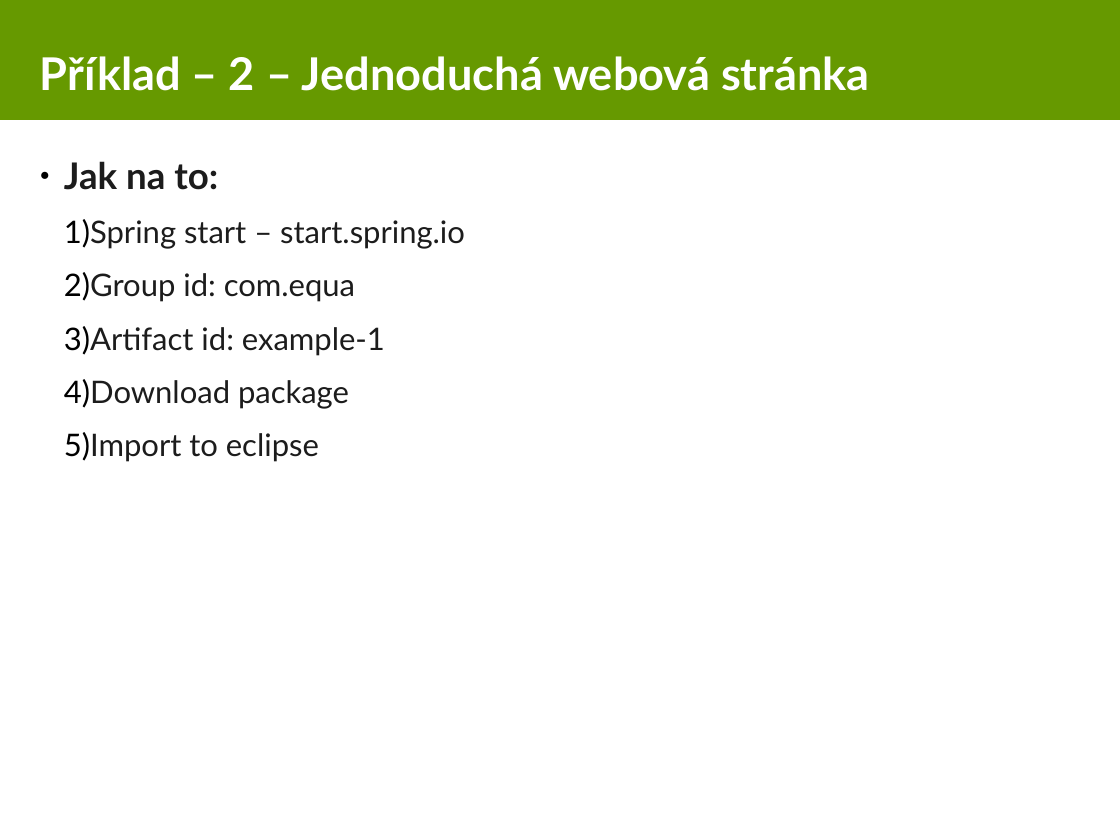
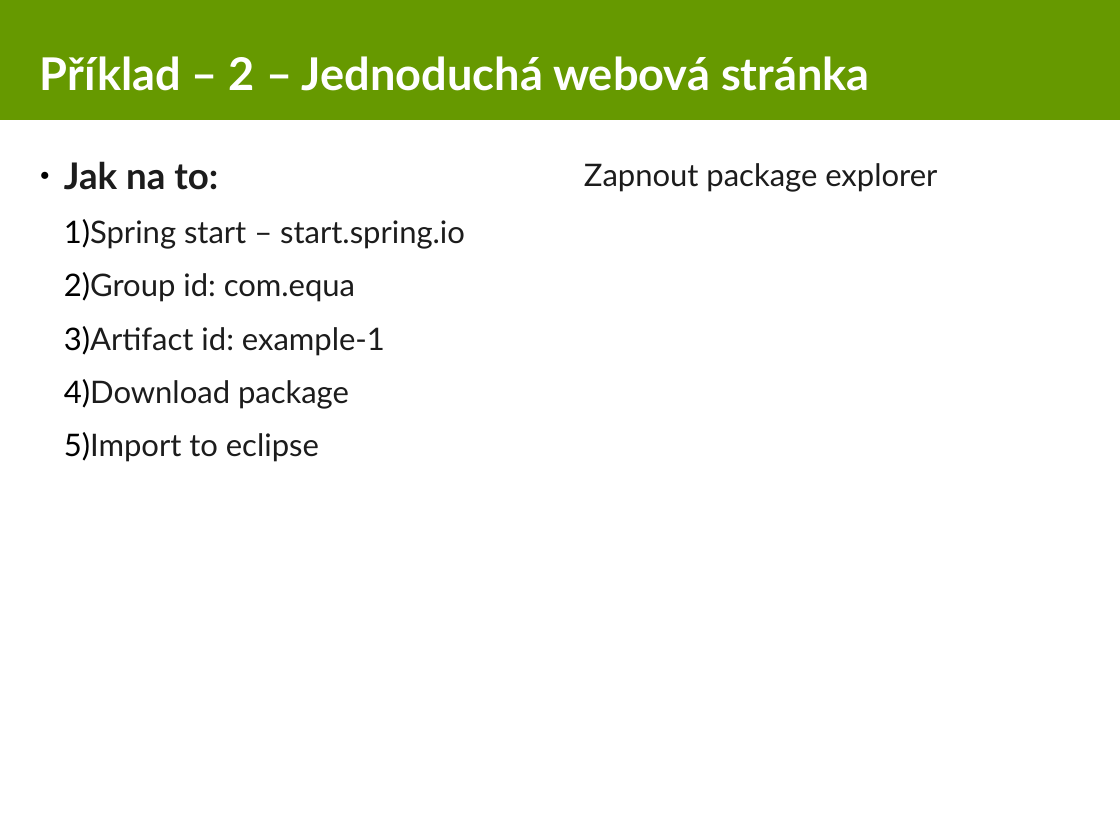
Before and after one commit to equabank/java-skoleni, a slide deck: slide 12 of v2/doc/prez.odp (slide 7 before the commit). Drawn at 1120x840 pixels with LibreOffice and Linux fonts; fonts in the diff are those of the drawing. Boxes give left, top, right and bottom in pixels: in the first picture for what was removed or moved away, otherwise in the second. Text is boxed around its words. In the diff, an @@ line names an element or a change of style, - is before the commit and + after.

```diff
--- a/v2/doc/prez.odp
+++ b/v2/doc/prez.odp
@@ text added at bbox=[584, 163, 937, 192], 22 pt, text #1C1C1C @@
+Zapnout package explorer
```
Also in this commit, not shown: 6 other slides changed, 7 slides added, 2 slides removed, 15 other files.
